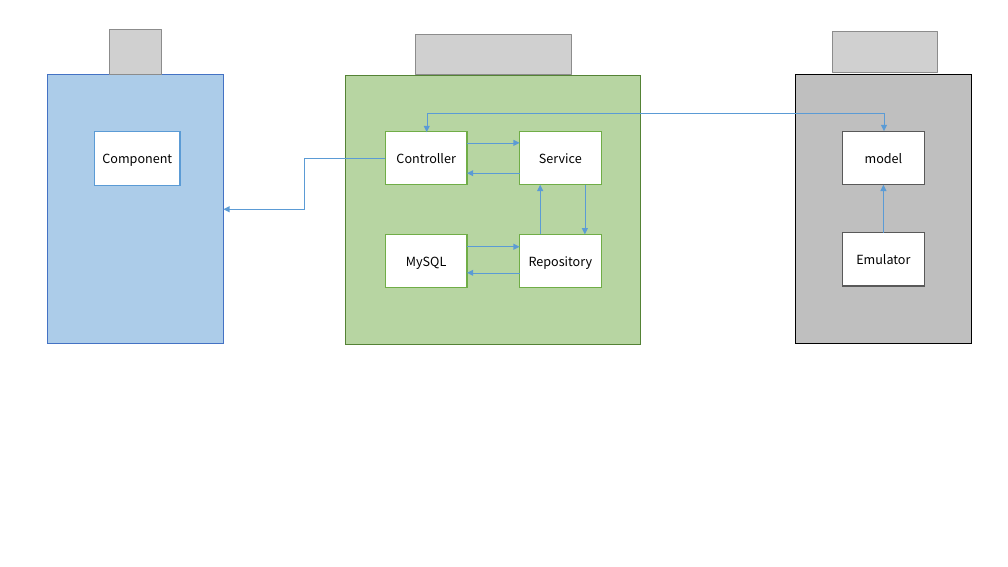
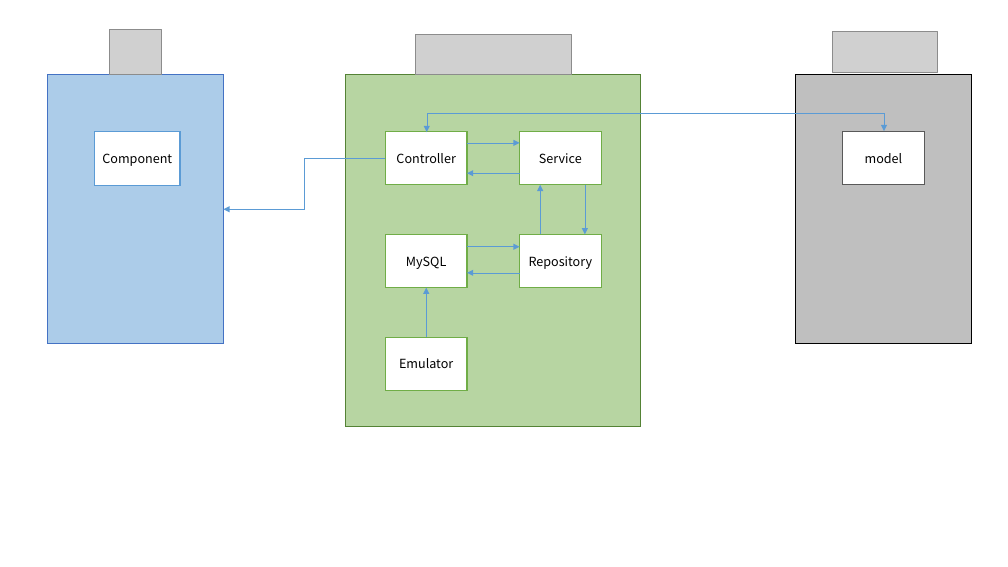
Before and after one commit to DANU011/WorkerSafety, a slide deck: slide 1 of documents/시스템설계도.pptx. Drawn at 1008x567 pixels with LibreOffice and Linux fonts; fonts in the diff are those of the drawing; grey boxes stand for pictures. Boxes give left, top, right and bottom in pixels: in the first picture for what was removed or moved away, otherwise in the second. Text is boxed around its words. In the diff, an @@ line names an element or a change of style, - is before the commit and + after.

```diff
--- a/documents/시스템설계도.pptx
+++ b/documents/시스템설계도.pptx
@@ rectangle: place and size @@
-rectangle at (346,76,641,344)
+rectangle at (346,75,641,426)
@@ arrow moved from (884, 233) - (884, 185) to (426, 337) - (426, 287) @@
@@ rectangle "Emulator": place and size @@
-rectangle "Emulator" at (843,233,925,286)
+rectangle "Emulator" at (386,337,467,390)
@@ rectangle "Emulator" at (386,337,467,390): outline #595959 1 pt to #70AD47 1 pt @@
```
Also in this commit, not shown: 1 other file.
